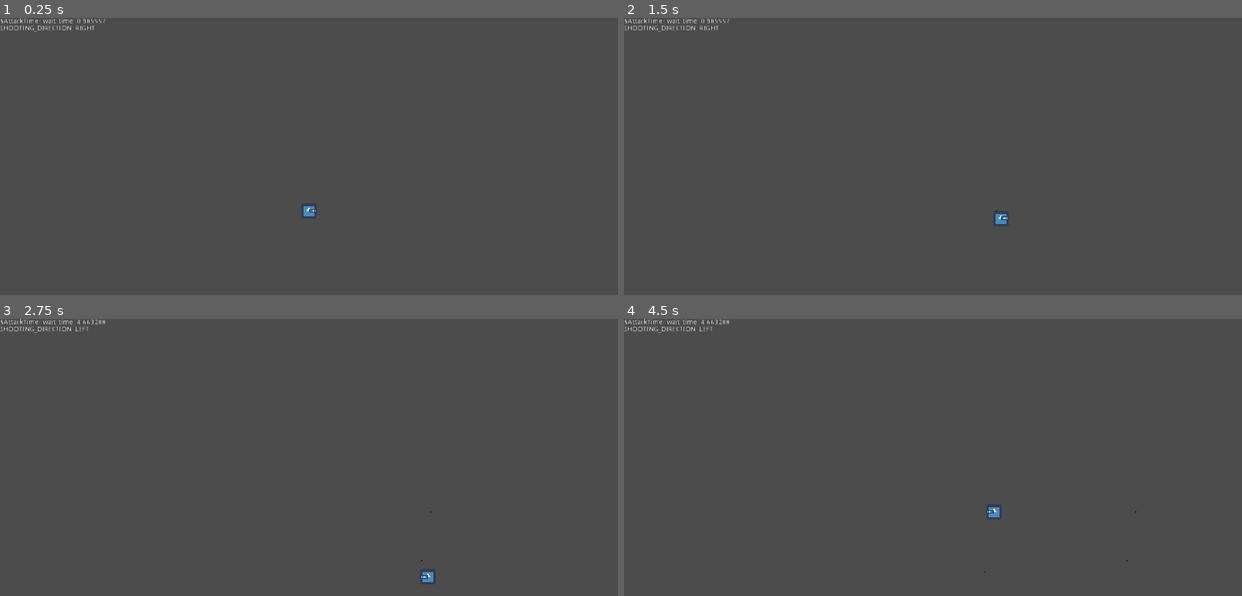
Above: before the commit, frames 1-4 (two rows, left to right).
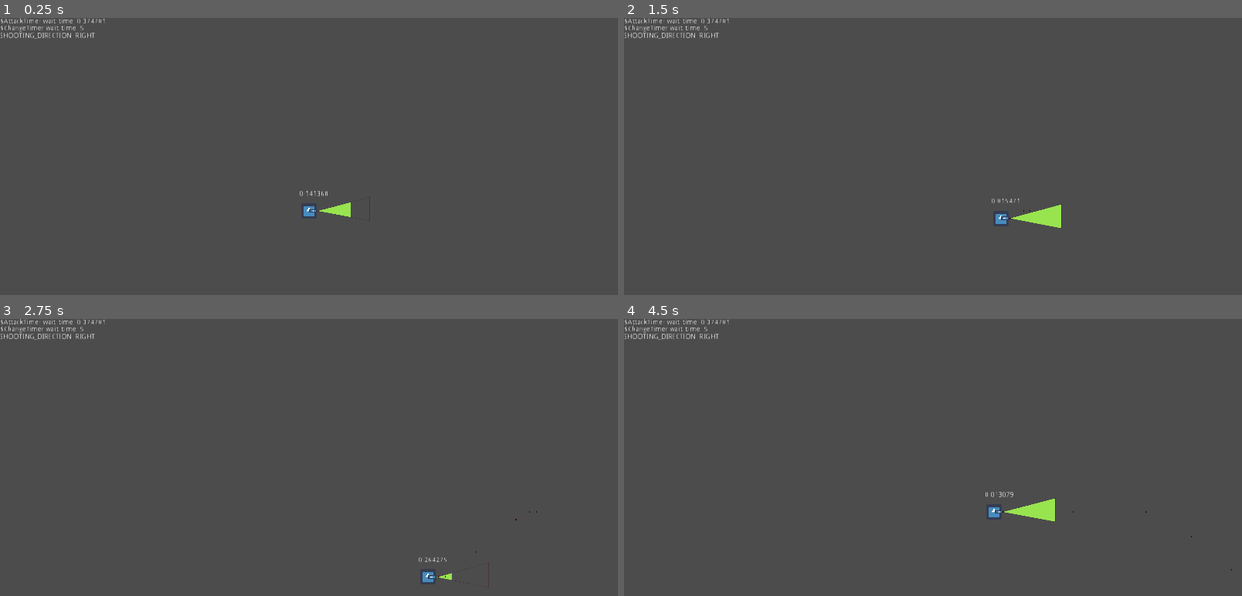
Above: after the commit, the same moments.

Repository: skarnl/gmtk-game-jam
Game: Godot game, scene res://screens/game/game.tscn
Two runs of this game, one before a commit and one after it. Both use one fixed random seed, a clock stepped at 60 frames per second and the inputs below. The engine's default icon, where the game draws it, is replaced by a stand-in: a white triangle on a blue panel in a dark square.
Inputs:
- Up to frame 1 (0.25 s): no input
- Up to frame 2 (1.5 s): tap Enter at 0.5 s; hold Right (ui_right) 0.53-1.28 s; hold Down (ui_down) from 1.28 s (still down)
- Up to frame 3 (2.75 s): release Down (ui_down) at 2.03 s; hold Right (ui_right) from 2.03 s (still down)
- Up to frame 4 (4.5 s): release Right (ui_right) at 2.78 s; hold Up (ui_up) 2.78-3.53 s; hold Left (ui_left) from 3.53 s (still down)

The runs differ from the first frame. In frame 1, 0.5% of the frame differs, in the area x 0-60%, y 0-74%; in frame 2, 0.7%; in frame 3, 0.4%; in frame 4, 0.7%, in the area x 0-99%, y 0-92%.

Commit message:
Add shooting indicator and rotation tween

Diff:
--- a/entities/Player.gd
+++ b/entities/Player.gd
@@ -6,8 +6,8 @@
 const ACCELERATION = 1000
 const MAX_SPEED = 180
 const FRICTION = 1000
-const MIN_ATTACK_WAIT_TIME = 0.5
-const MAX_ATTACK_WAIT_TIME = 7
+const MIN_ATTACK_WAIT_TIME = 0.3
+const MAX_ATTACK_WAIT_TIME = 1.3
 
 export(String) var weapon_scene_path
 
@@ -21,19 +21,22 @@
 
 var rnd
 
+var changing = false
+
 func _ready():
 	rnd = RandomNumberGenerator.new()
 	rnd.randomize()
 
 	$AttackTimer.connect('timeout', self, '_on_AttackTimer_timeout')
 	$ChangeTimer.connect('timeout', self, '_on_ChangeTimer_timeout')
+#	$UpdateTimer.connect('timeout', self, '_on_UpdateTimer_timeout')
 
 	_init_weapon()
 	_randomize()
 
 	$AttackTimer.start()
 	$ChangeTimer.start()
-
+	$UpdateTimer.start()
 
 func _init_weapon():
 	var weapon_instance = load(weapon_scene_path).instance()
@@ -47,14 +50,25 @@
 
 
 func _on_AttackTimer_timeout():
+	if changing:
+		return
+
 	attack()
 
 
 func _on_ChangeTimer_timeout():
 	_randomize()
 
+func _on_UpdateTimer_timeout():
+	$TimeLabel.text = str($AttackTimer.time_left)
+
+	print($AttackTimer.time_left / $AttackTimer.wait_time)
+
+	$WeaponPivot/ShootIndicator.value = ($AttackTimer.wait_time - $AttackTimer.time_left) / $AttackTimer.wait_time * 100
 
 func _randomize():
+	changing = true
+
 	_set_random_shooting_direction()
 	_set_random_attack_time()
 	_debug()
@@ -73,8 +87,7 @@
 		velocity = velocity.move_toward(Vector2.ZERO, FRICTION * delta)
 
 	move_and_slide(velocity)
-
-	$WeaponPivot/WeaponSpawnPoint.rotation = SHOOTING_DIRECTION.angle()
+	_on_UpdateTimer_timeout()
 
 
 func _set_random_attack_time():
@@ -87,6 +100,18 @@
 	directions.shuffle()
 
 	SHOOTING_DIRECTION = directions.front()
+
+	var tween = $RotationTween
+
+	# kill tweens if any
+	tween.stop_all()
+
+	tween.interpolate_property($WeaponPivot, 'rotation', $WeaponPivot.rotation, SHOOTING_DIRECTION.angle(), 0.5, Tween.TRANS_QUAD, Tween.EASE_OUT)
+	tween.start()
+
+	yield(tween, 'tween_completed')
+
+	changing = false
 
 
 func attack():
@@ -106,5 +131,9 @@
 		Vector2.LEFT:
 			direction = 'LEFT'
 
-	var debug_text = '$AttackTimer.wait_time: %s\nSHOOTING_DIRECTION: %s' % [$AttackTimer.wait_time, direction]
+	var debug_text = '$AttackTimer.wait_time: %s\n' % $AttackTimer.wait_time
+	debug_text += '$ChangeTimer.wait_time: %s\n' % $ChangeTimer.wait_time
+	debug_text += 'SHOOTING_DIRECTION: %s\n' % direction
+
+
 	emit_signal('debug', debug_text)
--- a/entities/Player.tscn
+++ b/entities/Player.tscn
@@ -1,7 +1,9 @@
-[gd_scene load_steps=4 format=2]
+[gd_scene load_steps=6 format=2]
 
 [ext_resource path="res://assets/images/icon.png" type="Texture" id=1]
 [ext_resource path="res://entities/player.gd" type="Script" id=2]
+[ext_resource path="res://assets/images/shoot-indicator.png" type="Texture" id=3]
+[ext_resource path="res://assets/images/shoot-indicator-bg.png" type="Texture" id=4]
 
 [sub_resource type="CapsuleShape2D" id=1]
 radius = 15.4245
@@ -10,6 +12,7 @@
 [node name="Player" type="KinematicBody2D" groups=[
 "player",
 ]]
+position = Vector2( 114.259, 104.051 )
 script = ExtResource( 2 )
 weapon_scene_path = "res://entities/Weapons/RangedWeapon.tscn"
 
@@ -27,5 +30,37 @@
 
 [node name="WeaponSpawnPoint" type="Node2D" parent="WeaponPivot"]
 
+[node name="ShootIndicator" type="TextureProgress" parent="WeaponPivot"]
+margin_left = 17.0
+margin_top = -28.7355
+margin_right = 129.0
+margin_bottom = 71.2645
+rect_scale = Vector2( 1, 0.5 )
+texture_under = ExtResource( 4 )
+texture_progress = ExtResource( 3 )
+__meta__ = {
+"_edit_use_anchors_": false
+}
+
 [node name="ChangeTimer" type="Timer" parent="."]
-wait_time = 2.5
+wait_time = 5.0
+
+[node name="UpdateTimer" type="Timer" parent="."]
+wait_time = 0.1
+
+[node name="TimeLabel" type="Label" parent="."]
+anchor_left = 0.5
+anchor_top = 0.5
+anchor_right = 0.5
+anchor_bottom = 0.5
+margin_left = -20.0
+margin_top = -41.5375
+margin_right = 20.0
+margin_bottom = -27.5375
+align = 1
+valign = 1
+__meta__ = {
+"_edit_use_anchors_": false
+}
+
+[node name="RotationTween" type="Tween" parent="."]
--- a/entities/Weapons/Bullet.gd
+++ b/entities/Weapons/Bullet.gd
@@ -1,7 +1,7 @@
 extends KinematicBody2D
 class_name Bullet
 
-const BULLET_SPEED = 1.6
+const BULLET_SPEED = 3.6
 
 func _physics_process(delta):
 	move_and_collide(Vector2.RIGHT.rotated(rotation) * BULLET_SPEED)
--- a/entities/Weapons/RangedWeapon.gd
+++ b/entities/Weapons/RangedWeapon.gd
@@ -10,6 +10,6 @@
 
 func attack():
 	var bullet = bulletReference.instance() as Bullet
-	bullet.rotation = get_parent().rotation
+	bullet.rotation = get_parent().get_parent().rotation
 	bullet.position = $BulletSpawnPosition.global_position
 	world.add_child(bullet)
Binary file added: assets/images/shoot-indicator-bg.png
Not shown, added: assets/images/shoot-indicator-bg.png.import
Binary file added: assets/images/shoot-indicator.png
Not shown, added: assets/images/shoot-indicator.png.import
